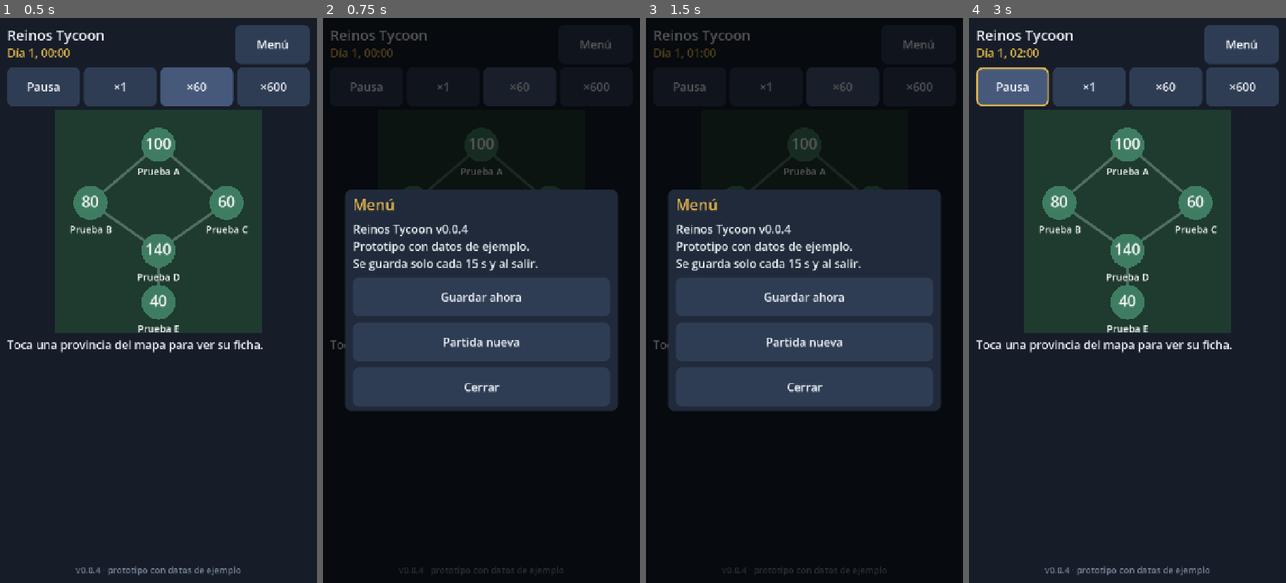
Above: before the commit, frames 1-4 (left to right).
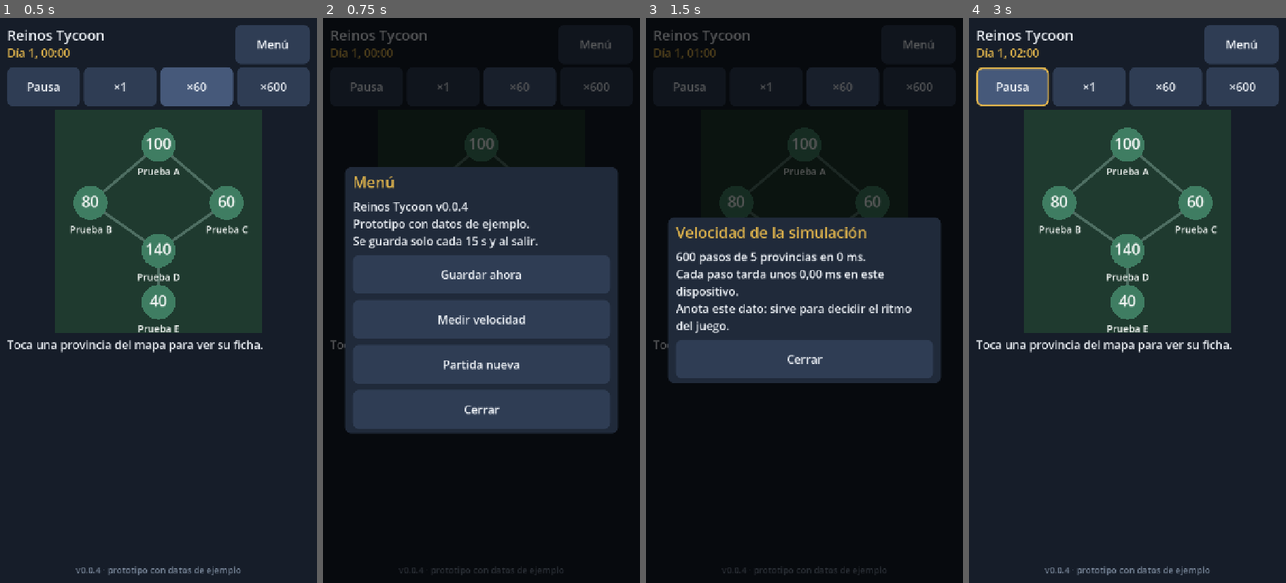
Above: after the commit, the same moments.

Repository: ElProyecto91/reinos-tycoon
Game: Godot game, scene res://main.tscn
The game is run twice, just before and just after one commit, with the same random seed, the same clock (stepped at 60 frames per second) and the same inputs.
Inputs (mouse positions are in pixels of both pictures, inside the frame that each line leads up to):
- Up to frame 1 (0.5 s): no input
- Up to frame 2 (0.75 s): click "Menú" at 0.5 s
- Up to frame 3 (1.5 s): click (804, 317) at 1.25 s, where only the run after the commit has a clickable "Medir velocidad"
- Up to frame 4 (3 s): click "Cerrar" at 2 s; click "Pausa" at 2.75 s

Frame 1 is identical in both runs. In frame 2, 17% of the frame differs, in the area x 7-93%, y 26-74%; in frame 3, 19%, in the area x 7-93%, y 30-70%; in frame 4, nothing differs.

Commit message:
fase 1 (A12): menu "Medir velocidad" para registrar el tiempo por paso en el movil
- GameSession.measure_speed simula 600 pasos en una partida aparte; Texts.speed_text lo formatea.
- 3 pruebas nuevas (198 en total, todas en verde en local). Referencia del PC: ~0,3 ms/paso; el dato
  del movil lo da la app.

Co-Authored-By: Claude Sonnet 5.5 <noreply@anthropic.com>
Claude-Session: https://claude.ai/code/session_01F3svmTWRPqCwyJWkqEMEhm

Diff:
--- a/game/scripts/main.gd
+++ b/game/scripts/main.gd
@@ -272,9 +272,14 @@
 func _on_menu_pressed() -> void:
 	_show_modal("Menú", "Reinos Tycoon v%s\nPrototipo con datos de ejemplo.\nSe guarda solo cada %d s y al salir." % [game_version, int(AUTOSAVE_SECONDS)], [
 		{"text": "Guardar ahora", "action": _on_save_pressed},
+		{"text": "Medir velocidad", "action": _on_measure_pressed},
 		{"text": "Partida nueva", "action": _on_new_game_pressed},
 		{"text": "Cerrar"},
 	])
+
+
+func _on_measure_pressed() -> void:
+	_show_modal("Velocidad de la simulación", Texts.speed_text(session.measure_speed(600)), [{"text": "Cerrar"}])
 
 
 func _on_save_pressed() -> void:
--- a/game/scripts/sim/game_session.gd
+++ b/game/scripts/sim/game_session.gd
@@ -87,6 +87,18 @@
 	return last_report
 
 
+## Mide cuánto tarda la simulación en este dispositivo (criterio A12). Usa una partida
+## nueva aparte: no toca la partida en curso. Devuelve {steps, provinces, microseconds}.
+func measure_speed(steps: int) -> Dictionary:
+	var created: Dictionary = map.new_world(data)
+	if not created["ok"]:
+		return {"steps": 0, "provinces": 0, "microseconds": 0}
+	var scratch = created["world"]
+	var started := Time.get_ticks_usec()
+	scratch.run_steps(steps)
+	return {"steps": steps, "provinces": scratch.provinces.size(), "microseconds": Time.get_ticks_usec() - started}
+
+
 ## "Día 3, 14:00" a partir del contador de pasos (un paso = una hora de juego).
 func time_text() -> String:
 	var steps: int = world.step_count
--- a/game/scripts/ui/texts.gd
+++ b/game/scripts/ui/texts.gd
@@ -137,3 +137,12 @@
 			if ALERT_SEVERITY.get(code, 1) > 0:
 				lines.append("  Aviso: " + alert_text(code))
 	return "\n".join(lines)
+
+
+## Resultado de la medición de velocidad: milisegundos por paso con dos decimales.
+static func speed_text(result: Dictionary) -> String:
+	if result["steps"] <= 0:
+		return "No se pudo medir."
+	var centi_ms := Fixed.div_floor(result["microseconds"] * 100, result["steps"] * 1000)
+	var total_ms := Fixed.div_floor(result["microseconds"], 1000)
+	return "%d pasos de %d provincias en %d ms.\nCada paso tarda unos %d,%02d ms en este dispositivo.\nAnota este dato: sirve para decidir el ritmo del juego." % [result["steps"], result["provinces"], total_ms, Fixed.div_floor(centi_ms, 100), centi_ms % 100]
--- a/game/tests/test_session.gd
+++ b/game/tests/test_session.gd
@@ -132,3 +132,16 @@
 	s.world.run_steps(24 + 5)
 	assert_eq(s.time_text(), "Día 2, 05:00", "día 2, hora 5")
 	done()
+
+
+func test_measure_speed_does_not_touch_the_game_in_progress() -> void:
+	_clean()
+	var s = _session()
+	s.start(T0)
+	s.world.run_steps(7)
+	var result: Dictionary = s.measure_speed(100)
+	assert_eq(result["steps"], 100, "pasos medidos")
+	assert_eq(result["provinces"], 5, "provincias")
+	assert_true(result["microseconds"] >= 0, "tiempo no negativo")
+	assert_eq(s.world.step_count, 7, "la partida en curso no avanza")
+	done()
--- a/game/tests/test_ui_logic.gd
+++ b/game/tests/test_ui_logic.gd
@@ -285,3 +285,22 @@
 	assert_eq(main.session.world.step_count, 0, "partida nueva jugable")
 	main.free()
 	done()
+
+
+func test_speed_text_formats_milliseconds_per_step() -> void:
+	var texts = load(TEXTS)
+	var text: String = texts.speed_text({"steps": 600, "provinces": 5, "microseconds": 300000})
+	assert_true("600 pasos de 5 provincias en 300 ms" in text, "total: %s" % text)
+	assert_true("0,50 ms" in text, "por paso: %s" % text)
+	assert_true("12,34 ms" in texts.speed_text({"steps": 100, "provinces": 5, "microseconds": 1234000}), "12,34 ms por paso")
+	assert_eq(texts.speed_text({"steps": 0, "provinces": 0, "microseconds": 0}), "No se pudo medir.", "sin datos")
+	done()
+
+
+func test_menu_offers_the_speed_measurement() -> void:
+	_clean()
+	var main = _main()
+	main._on_measure_pressed()
+	assert_true(main.has_modal(), "se muestra el resultado")
+	main.free()
+	done()
Not shown, changed: docs/TEST_PLAN.md
Not shown, changed: docs/decisiones.md
